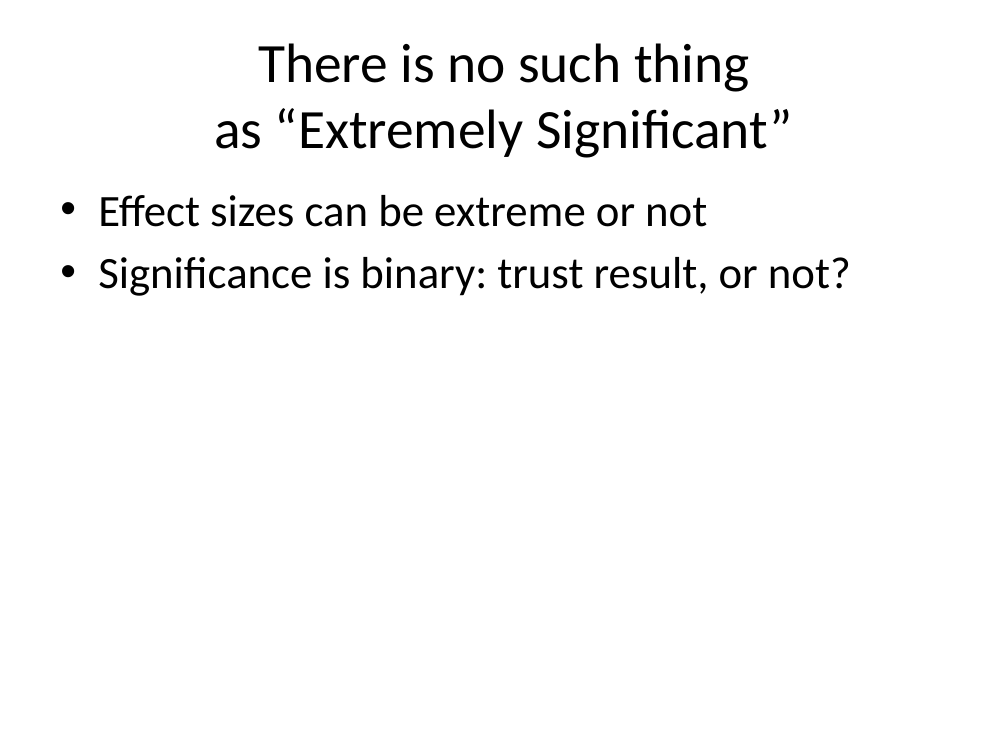
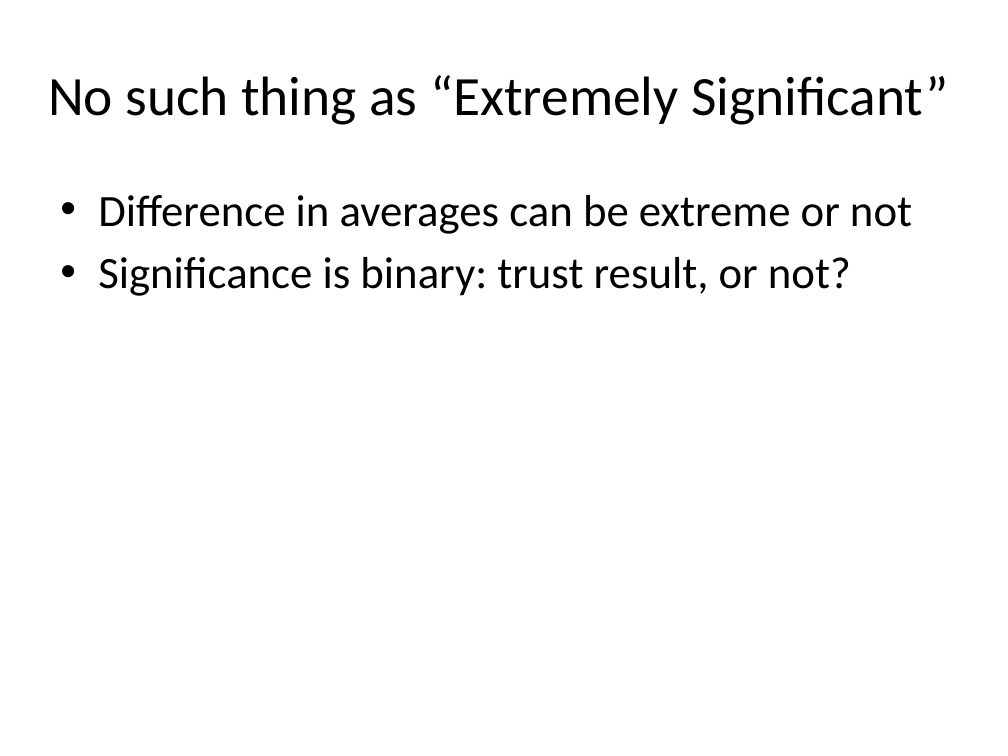
Before and after one commit to dataiap/dataiap, a slide deck: slide 23 of lectures/day3.pptx (slide 28 before the commit). Drawn at 1008x756 pixels with LibreOffice and Linux fonts; fonts in the diff are those of the drawing. Boxes give left, top, right and bottom in pixels: in the first picture for what was removed or moved away, otherwise in the second. Text is boxed around its words. In the diff, an @@ line names an element or a change of style, - is before the commit and + after.

```diff
--- a/lectures/day3.pptx
+++ b/lectures/day3.pptx
@@ title at <box>48,75,948,125</box>: text changed @@
-There is no such thing
-as “Extremely Significant”
+No such thing as “Extremely Significant”
@@ text at <box>98,195,912,234</box>: text changed @@
-• Effect sizes can be extreme or not
+• Difference in averages can be extreme or not
```
Also in this commit, not shown: 8 other slides changed, 6 slides added, 10 slides removed.
